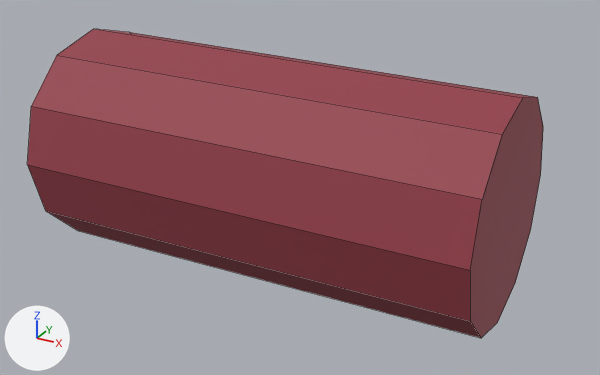
An edit to the FBX model Assets/Resources/Wear/Skeleton/SinSleeveLeft.fbx, drawn before and after from the same camera.
Both versions are drawn from a 50 mm lens placed at (0.3049, -0.2082, 0.9129), pointed at (0.1909, -0.0009, 0.8093). Every picture has the same lights, and +X, +Y and +Z are marked at lower left. The older version comes first. Mesh edges are drawn as thin lines.

Names of what the first picture shows: 'SinSleeveLeft'.
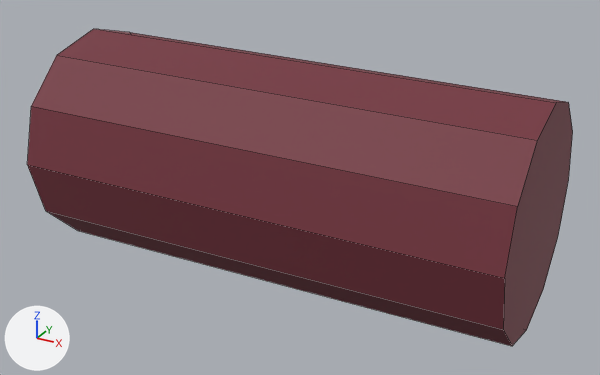
The newer file is also rescaled (x0.944), turned or shifted as a whole; pictures and numbers use the older file's frame.

What differs and where, as boxes (x1, y1, x2, y2) in the pictures (600 x 375 px):
'SinSleeveLeft', recoloured, reshaped (red to dark red): before (27, 29, 543, 338); after (27, 29, 573, 346)

Diff of the bpy script that builds the scene:
```diff
--- a/Assets/Resources/Wear/Skeleton/SinSleeveLeft.fbx.py
+++ b/Assets/Resources/Wear/Skeleton/SinSleeveLeft.fbx.py
@@ mat_robe @@
 mat_robe = principled_material('Robe')
-mat_robe.base_color = (0.3, 0.045, 0.065)  # red #953c48
+mat_robe.base_color = (0.175, 0.03, 0.045)  # dark red #74303c
 mat_robe.roughness = 0.66
@@ me_sinsleeveleft @@
 # used by ob_sinsleeveleft; location = (0.0, 0.0, 0.0)
-me_sinsleeveleft.from_pydata(...)  # 24 vertices, 14 faces; spans x 0.112..0.256, y -0.036..0.036, z 0.778..0.85
+me_sinsleeveleft.from_pydata(...)  # 24 vertices, 14 faces; spans x 0.112..0.2645, y -0.036..0.036, z 0.778..0.85
+# me_sinsleeveleft part 1: all 12 vertices in x 0.256, y -0.034..0.034, z 0.78..0.848 are moved by (0.0085, 0.0, 0.0)
 me_sinsleeveleft.materials.append(mat_robe)
```
